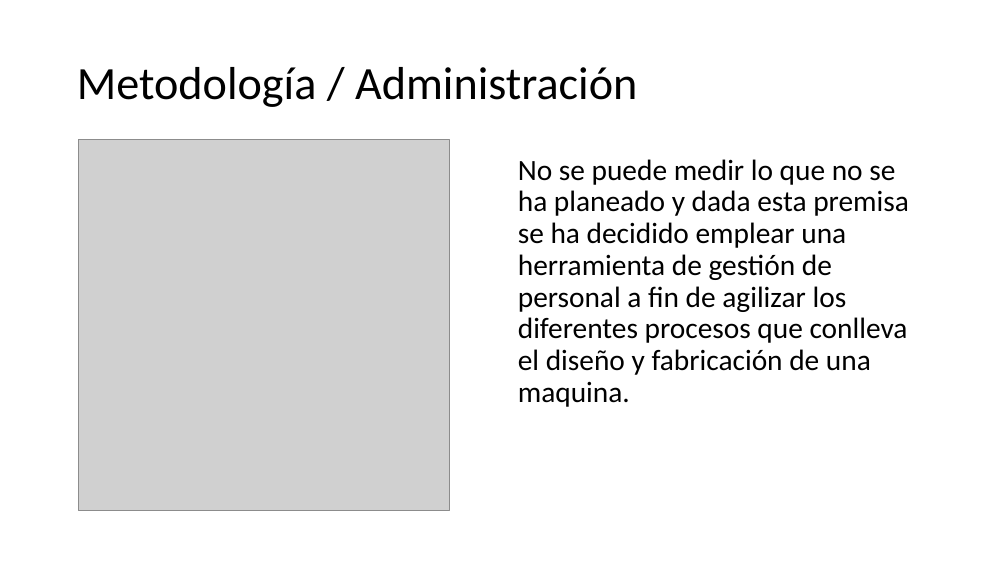
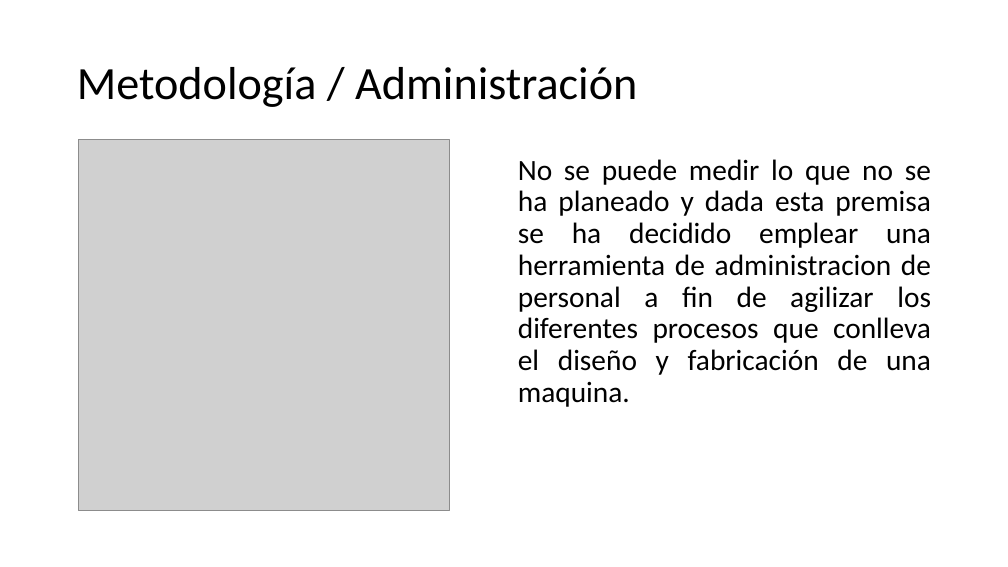
Before and after one commit to Ricvr98/CNC-UNI-Monografia-, a slide deck: slide 9 of conferencia/Diseño y fabricación de una máquina Control Numérico.pptx. Drawn at 1008x567 pixels with LibreOffice and Linux fonts; fonts in the diff are those of the drawing; grey boxes stand for pictures; background and template pictures are left out. Boxes give left, top, right and bottom in pixels: in the first picture for what was removed or moved away, otherwise in the second. Text is boxed around its words. In the diff, an @@ line names an element or a change of style, - is before the commit and + after.

```diff
--- a/conferencia/Diseño y fabricación de una máquina Control Numérico.pptx
+++ b/conferencia/Diseño y fabricación de una máquina Control Numérico.pptx
@@ text at (518, 159, 931, 407): text changed @@
-No se puede medir lo que no se ha planeado y dada esta premisa se ha decidido emplear una herramienta de gestión de personal a fin de agilizar los diferentes procesos que conlleva el diseño y fabricación de una maquina.
+No se puede medir lo que no se ha planeado y dada esta premisa se ha decidido emplear una herramienta de administracion de personal a fin de agilizar los diferentes procesos que conlleva el diseño y fabricación de una maquina.
```
Also in this commit, not shown: 5 other slides changed, 49 other files.
